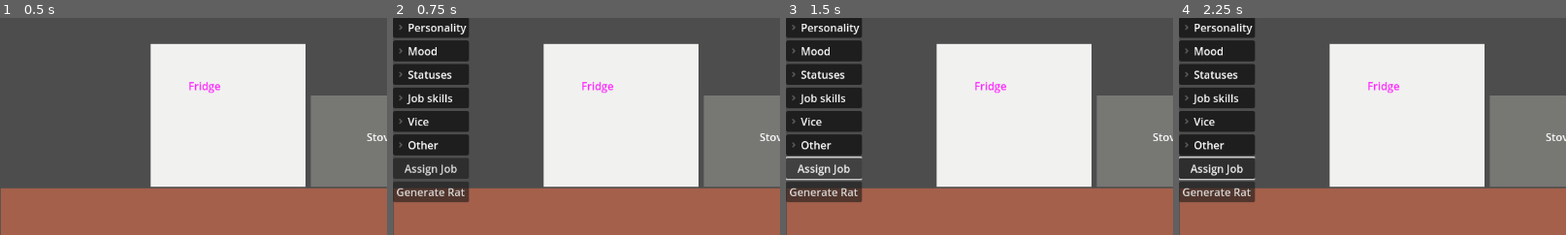
Above: before the commit, frames 1-4 (left to right).
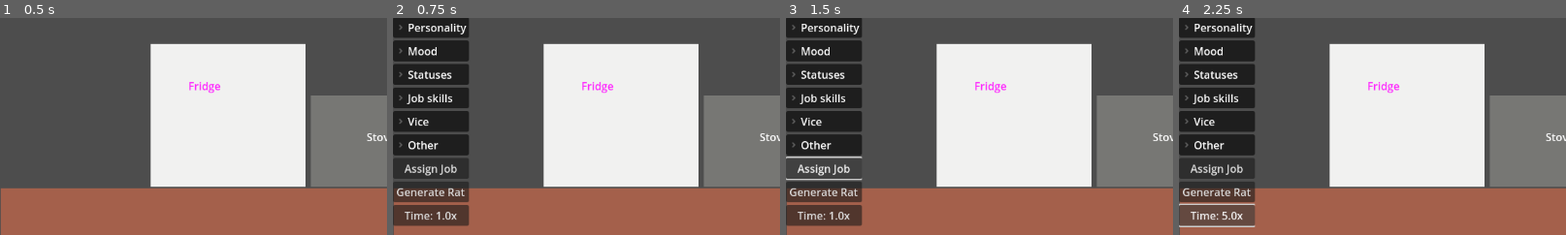
Above: after the commit, the same moments.

Repository: thorkellmani/ratbar
Game: Godot game, scene res://main.tscn
Same seed, same stepped clock (60 frames per second), same inputs: the game is played once before the commit and once after it.
Inputs (mouse positions are % of the whole screen's width and height, from its top left):
- Up to frame 1 (0.5 s): no input
- Up to frame 2 (0.75 s): tap Enter at 0.5 s; move the mouse to (44, 81) at 0.52 s; hold D (move_right) from 0.53 s (still down); click (44, 81) at 0.67 s
- Up to frame 3 (1.5 s): release D (move_right) at 1.25 s; click "Assign Job" at 1.25 s
- Up to frame 4 (2.25 s): click (5, 46) at 2 s, where only the run after the commit has a clickable "Time: 1.0x"
The pictures show only the part of the screen within x 0-50%, y 0-50%; the shares and areas given below are measured in that part.

Frame 1 is identical in both runs. In frame 2, 1.9% of the frame differs, in the area x 0-20%, y 86-96%; in frame 3, 1.9%; in frame 4, 2.5%, in the area x 0-20%, y 63-97%.

Commit message:
feat: debug panel done, next sprint set up

Diff:
--- a/debug/panel/debug_panel.gd
+++ b/debug/panel/debug_panel.gd
@@ -2,8 +2,6 @@
 
 signal assign_job_requested
 signal generate_rat_requested
-
-var action_row := preload("res://debug/panel_button/panel_button.tscn")
 
 var _rat: Rat
 
@@ -18,8 +16,6 @@
 		"signal": generate_rat_requested,
 	},
 }
-
-
 # _rat of the moment of invocation, not initalization
 var debug_panel_structure: Dictionary[String, Callable] = {
 	"Personality": func():
@@ -72,6 +68,12 @@
 		return result
 }
 
+func generate_button(label: String, callback: Callable) -> Button:
+	var button: Button = Button.new()
+	button.text = label
+	button.pressed.connect(callback)
+	return button
+
 
 func _initialize() -> void:
 	for group_name in debug_panel_structure:
@@ -85,12 +87,8 @@
 			debug_panel_group.add_child_row(stat_name, group_functions["get"], group_functions["set"])
 
 	for action in actions:
-		var button: Button = action_row.instantiate()
-		$Scroller/Panel.add_child(button)
-		button.text = actions[action].label
-		button.pressed.connect(func():
-			actions[action].signal.emit()
-		)
+		$Scroller/Panel.add_child(generate_button(actions[action].label, func(): actions[action].signal.emit()))
+	$Scroller/Panel.add_child(TimeButton.new())
 
 func _update() -> void:
 	for child in $Scroller/Panel.get_children():
--- /dev/null
+++ b/debug/panel/time_button.gd
@@ -0,0 +1,14 @@
+class_name TimeButton extends Button
+
+const _TIME_BUTTON_VALUES := [1.0, 5.0, 10.0, 0.5]
+
+var _index = 0
+
+func _ready() -> void:
+	pressed.connect(update_time_scale)
+	text = "Time: %.1fx" % _TIME_BUTTON_VALUES[_index]
+
+func update_time_scale() -> void:
+	_index = (_index + 1) % _TIME_BUTTON_VALUES.size()
+	Engine.time_scale = _TIME_BUTTON_VALUES[_index]
+	text = "Time: %.1fx" % _TIME_BUTTON_VALUES[_index]
--- a/debug/panel_button/panel_button.tscn
+++ /dev/null
@@ -1,5 +0,0 @@
-[gd_scene format=3 uid="uid://diq0u5toqvc0u"]
-
-[node name="PanelButton" type="Button"]
-layout_mode = 2
-text = ""
Not shown, added: debug/panel/time_button.gd.uid
Not shown, added: docs/CURRENT_SPRINT.md
Not shown, added: docs/RAT_SIMULATION_BACKLOG.md
